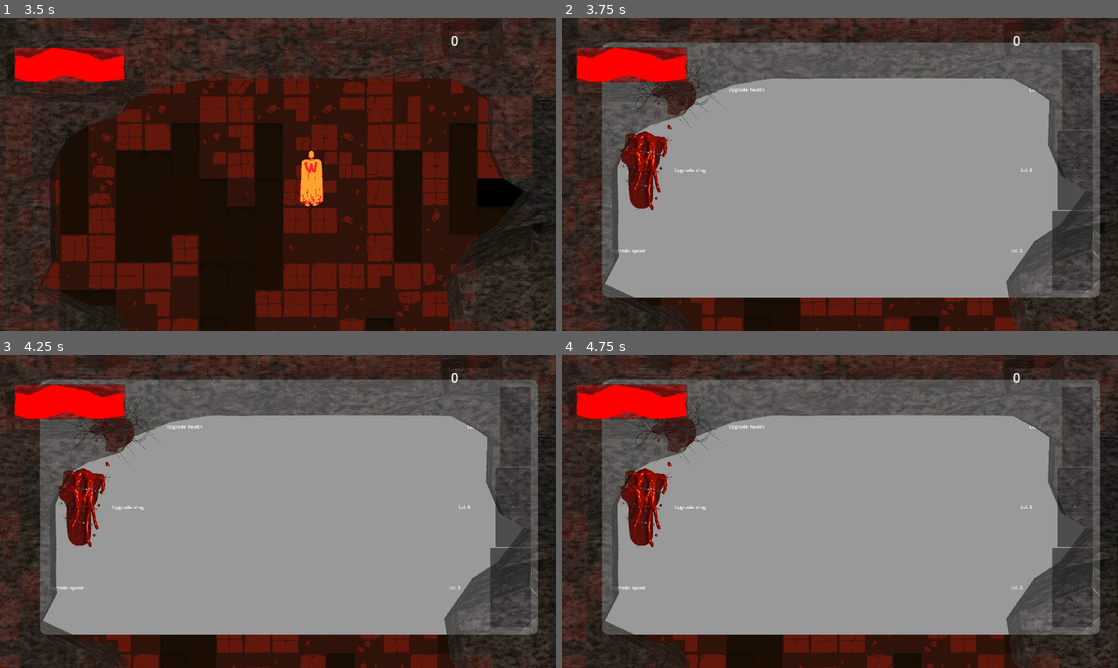
Above: before the commit, frames 1-4 (two rows, left to right).
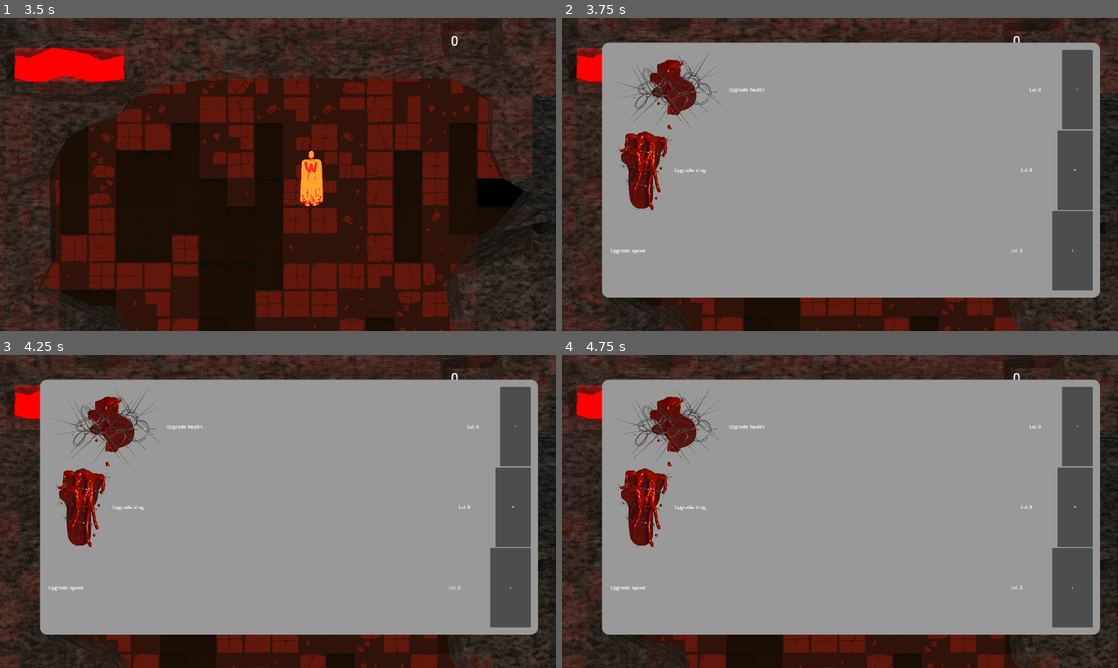
Above: after the commit, the same moments.

Repository: jible/capstone
Game: Godot game, scene res://scenes/testScenes/main_menu.tscn
Same seed, same stepped clock (60 frames per second), same inputs: the game is played once before the commit and once after it. The engine's default icon, where the game draws it, is replaced by a stand-in: a white triangle on a blue panel in a dark square.
Inputs (mouse positions are in pixels of both pictures, inside the frame that each line leads up to):
- Up to frame 1 (3.5 s): click "Play" at 0.5 s; move the mouse to (400, 158) at 1.27 s; hold Right (right) 1.28-2.03 s; hold Space (attack) 1.28-2.03 s; move the mouse to (166, 190) at 2.02 s; hold Down (down) 2.03-2.78 s; tap Space (attack) at 2.1 s; move the mouse to (333, 105) at 2.77 s; hold Right (right) from 2.78 s (still down); hold Space (attack) from 2.78 s (still down)
- Up to frame 2 (3.75 s): move the mouse to (812, 237) at 3.52 s; release Right (right) at 3.53 s; release Space (attack) at 3.53 s; hold Tab (OpenUpgrades) from 3.53 s (still down); tap Space (attack) at 3.6 s
- Up to frame 3 (4.25 s): keep holding Tab (OpenUpgrades)
- Up to frame 4 (4.75 s): move the mouse to (1006, 558) at 4.27 s; release Tab (OpenUpgrades) at 4.28 s; hold Left (left) from 4.28 s (still down); hold Space (attack) from 4.28 s (still down)

Frame 1 is identical in both runs. In frame 2, 19% of the frame differs, in the area x 7-97%, y 7-90%; in frame 3, 19%; in frame 4, 19%.

Commit message:
Reorder Upgrade in UI

Diff:
--- a/scenes/prefabs/ui_elements/HUD.tscn
+++ b/scenes/prefabs/ui_elements/HUD.tscn
@@ -22,14 +22,6 @@
 grow_horizontal = 2
 grow_vertical = 2
 script = ExtResource("1_ndg1h")
-
-[node name="StatUpgradeUi" parent="." instance=ExtResource("4_0nay5")]
-visible = false
-layout_mode = 1
-offset_left = 38.0
-offset_top = -15.0
-offset_right = 38.0
-offset_bottom = -15.0
 
 [node name="Border" type="Control" parent="."]
 layout_mode = 1
@@ -159,6 +151,14 @@
 size_flags_stretch_ratio = 0.75
 text = "0"
 
+[node name="StatUpgradeUi" parent="." instance=ExtResource("4_0nay5")]
+visible = false
+layout_mode = 1
+offset_left = 38.0
+offset_top = -15.0
+offset_right = 38.0
+offset_bottom = -15.0
+
 [node name="PauseMenu" parent="." instance=ExtResource("5_csnww")]
 visible = false
 layout_mode = 1
